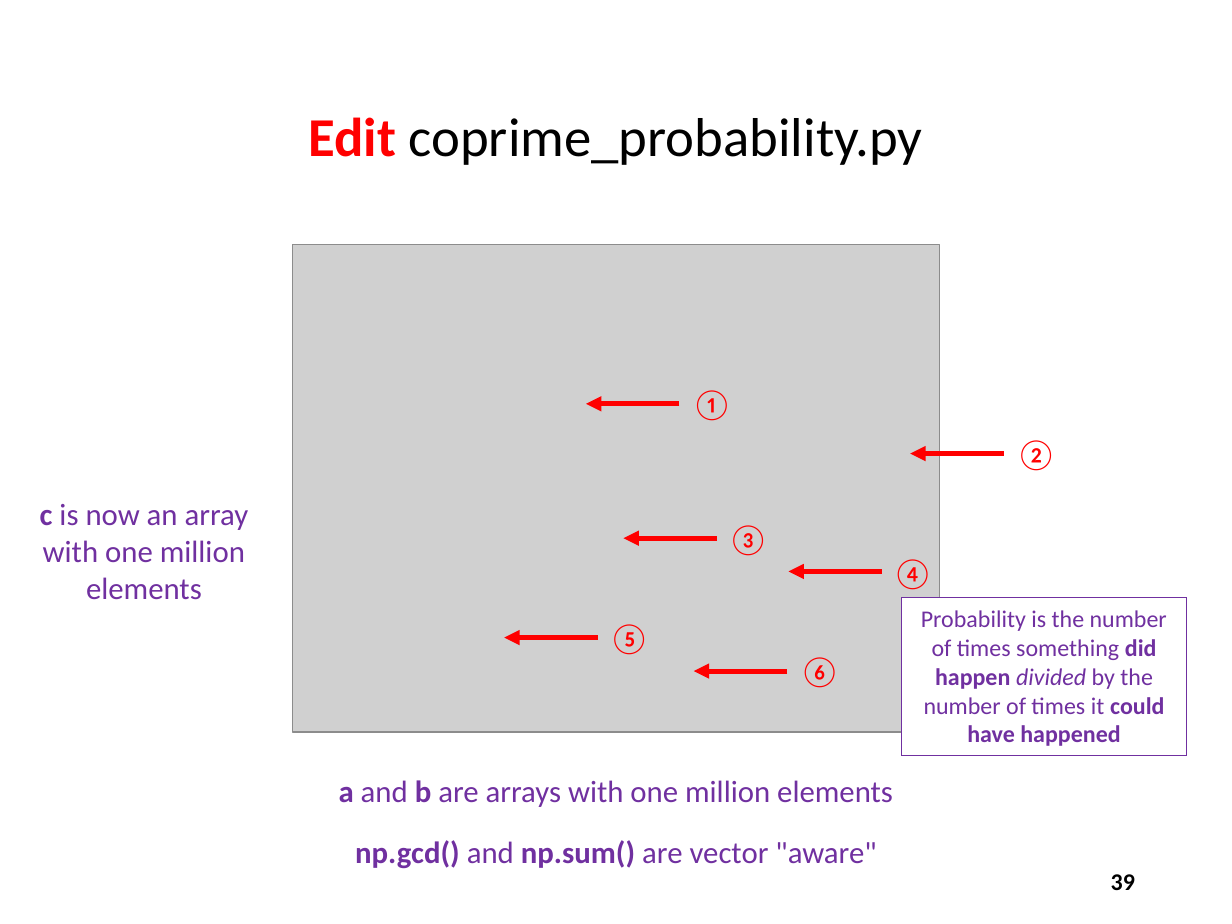
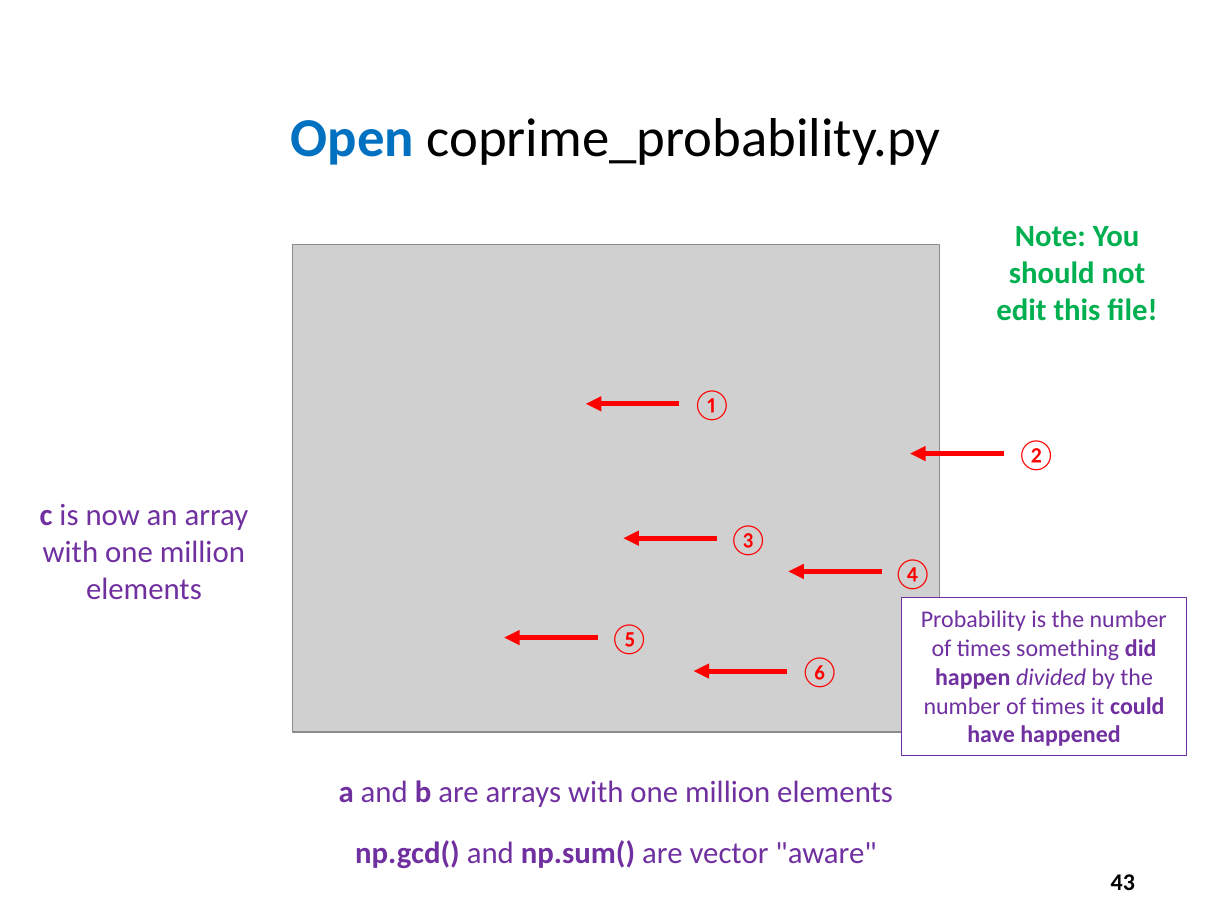
Before and after one commit to dbiersach/scicomp101, a slide deck: slide 43 of Session 03 - Making Line Graphs/Session 03 - Making Line Graphs.pptx (slide 39 before the commit). Drawn at 1232x924 pixels with LibreOffice and Linux fonts; fonts in the diff are those of the drawing; grey boxes stand for pictures. Boxes give left, top, right and bottom in pixels: in the first picture for what was removed or moved away, otherwise in the second. Text is boxed around its words. In the diff, an @@ line names an element or a change of style, - is before the commit and + after.

```diff
--- a/Session 03 - Making Line Graphs/Session 03 - Making Line Graphs.pptx
+++ b/Session 03 - Making Line Graphs/Session 03 - Making Line Graphs.pptx
@@ title at bbox=[291, 118, 941, 165]: text changed @@
-Edit coprime_probability.py
+Open coprime_probability.py
@@ text added at bbox=[996, 226, 1157, 321], 18 pt, text #00B050, bold @@
+Note: You should not edit this file!
@@ page number at bbox=[1111, 874, 1135, 890]: text changed @@
-39
+43
```
Also in this commit, not shown: 5 other slides changed, 4 slides added.
